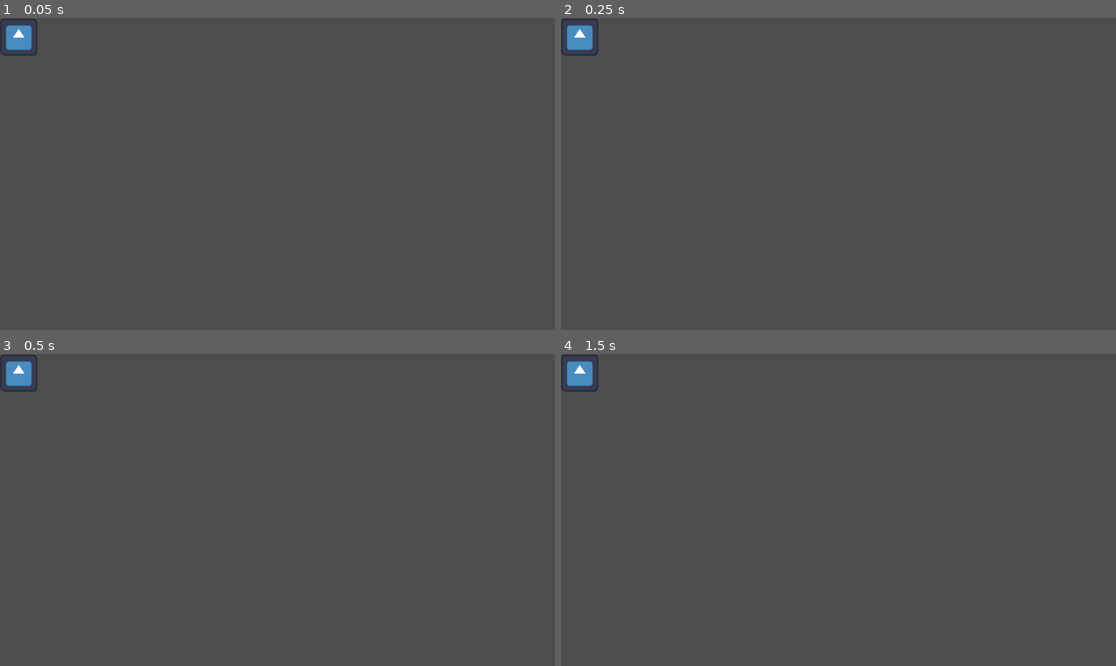
Above: before the commit, frames 1-4 (two rows, left to right).
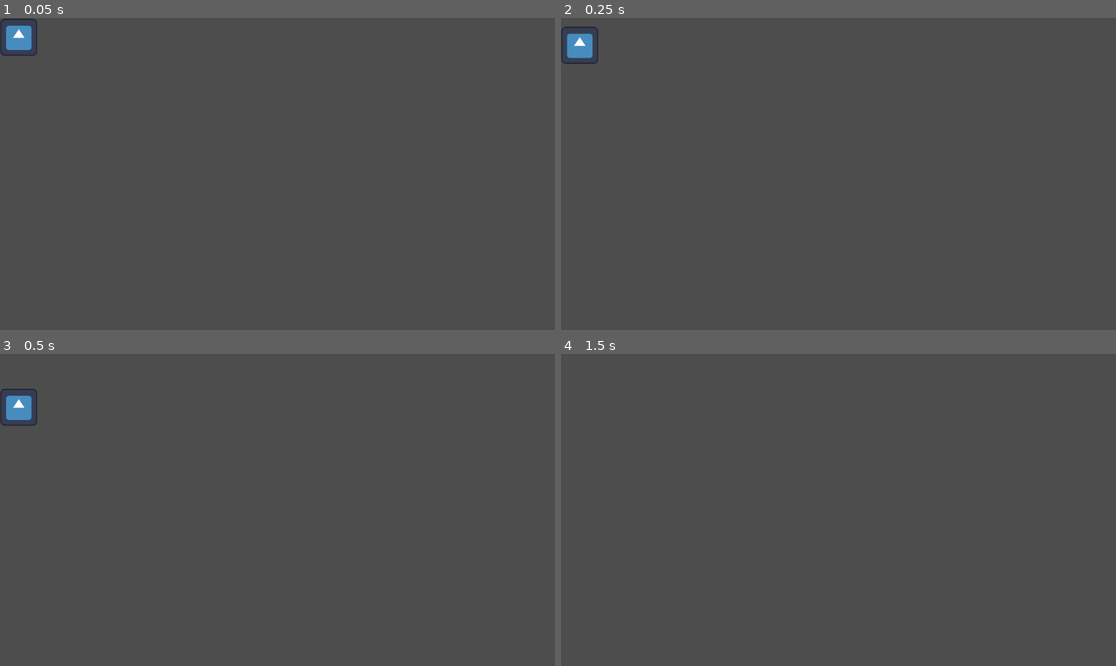
Above: after the commit, the same moments.

Repository: KidFast/Kitty-Kombat
Game: Godot game, scene res://Scenes/MultiPlayer.tscn
Same seed, same stepped clock (60 frames per second), same inputs: the game is played once before the commit and once after it. The engine's default icon, where the game draws it, is replaced by a stand-in: a white triangle on a blue panel in a dark square.
Inputs:
- Up to frame 1 (0.05 s): no input
- Up to frame 2 (0.25 s): no input
- Up to frame 3 (0.5 s): no input
- Up to frame 4 (1.5 s): no input

The runs differ from the first frame. In frame 1, less than 0.1% of the frame differs, in the area x 1-6%, y 2-11%; in frame 2, 0.4%; in frame 3, 0.9%, in the area x 0-7%, y 0-23%; in frame 4, 0.5%.

Commit message:
gravity added

Diff:
--- a/kitty-kombat/Scenes/MultiPlayer.tscn
+++ b/kitty-kombat/Scenes/MultiPlayer.tscn
@@ -4,12 +4,14 @@
 [ext_resource type="Texture2D" uid="uid://b8k437bct7u50" path="res://icon.svg" id="2_wvm36"]
 
 [sub_resource type="RectangleShape2D" id="RectangleShape2D_glklx"]
+size = Vector2(129, 127)
 
 [node name="CharacterBody2D" type="CharacterBody2D"]
 script = ExtResource("1_glklx")
 player_number = 1
 
 [node name="CollisionShape2D" type="CollisionShape2D" parent="."]
+position = Vector2(64.5, 65.5)
 shape = SubResource("RectangleShape2D_glklx")
 
 [node name="Sprite2D" type="Sprite2D" parent="."]
--- a/kitty-kombat/Scenes/Player.tscn
+++ b/kitty-kombat/Scenes/Player.tscn
@@ -1,12 +1,17 @@
-[gd_scene load_steps=3 format=3 uid="uid://blhb0uvwniq2g"]
+[gd_scene load_steps=4 format=3 uid="uid://blhb0uvwniq2g"]
 
 [ext_resource type="Script" uid="uid://dgwmugfpafdsx" path="res://Scripts/player.gd" id="1_kyqiw"]
 [ext_resource type="Texture2D" uid="uid://b8k437bct7u50" path="res://icon.svg" id="2_gntrk"]
+
+[sub_resource type="RectangleShape2D" id="RectangleShape2D_kyqiw"]
+size = Vector2(130, 129)
 
 [node name="CharacterBody2D" type="CharacterBody2D"]
 script = ExtResource("1_kyqiw")
 
 [node name="CollisionShape2D" type="CollisionShape2D" parent="."]
+position = Vector2(65, 66.5)
+shape = SubResource("RectangleShape2D_kyqiw")
 
 [node name="Sprite2D" type="Sprite2D" parent="."]
 position = Vector2(65, 66)
--- a/kitty-kombat/Scenes/player_test.tscn
+++ b/kitty-kombat/Scenes/player_test.tscn
@@ -1,13 +1,28 @@
-[gd_scene load_steps=2 format=3 uid="uid://ca1p7ngmt8e4c"]
+[gd_scene load_steps=3 format=3 uid="uid://ca1p7ngmt8e4c"]
 
 [ext_resource type="PackedScene" uid="uid://blhb0uvwniq2g" path="res://Scenes/Player.tscn" id="1_xjjte"]
+
+[sub_resource type="RectangleShape2D" id="RectangleShape2D_xjjte"]
+size = Vector2(508.88205, 374.00275)
 
 [node name="Node2D" type="Node2D"]
 
 [node name="p1" parent="." instance=ExtResource("1_xjjte")]
-position = Vector2(785, 505)
+position = Vector2(985, 412)
 player_number = 1
 
 [node name="p2" parent="." instance=ExtResource("1_xjjte")]
-position = Vector2(687, 272)
+position = Vector2(557, 407)
 player_number = 2
+
+[node name="StaticBody2D" type="StaticBody2D" parent="."]
+position = Vector2(380, 735)
+
+[node name="CollisionShape2D" type="CollisionShape2D" parent="StaticBody2D"]
+position = Vector2(476.5, 54)
+scale = Vector2(1.8727325, -0.2887679)
+shape = SubResource("RectangleShape2D_xjjte")
+
+[node name="ColorRect" type="ColorRect" parent="StaticBody2D"]
+offset_right = 953.0
+offset_bottom = 108.0
--- a/kitty-kombat/Scripts/player.gd
+++ b/kitty-kombat/Scripts/player.gd
@@ -9,11 +9,11 @@
 	var input_direction
 	input_direction = Input.get_vector("p%s_left" % [player_number], "p%s_right" % [player_number], "p%s_up" % [player_number], "p%s_down" % [player_number])
 
-	velocity = input_direction * speed
+	velocity.x = input_direction.x * speed
 
 func _physics_process(delta):
 	if not is_on_floor():
-		velocity += get_gravity() * delta
+		velocity.y += get_gravity().y * delta
 
 	get_input()
 	move_and_slide()
